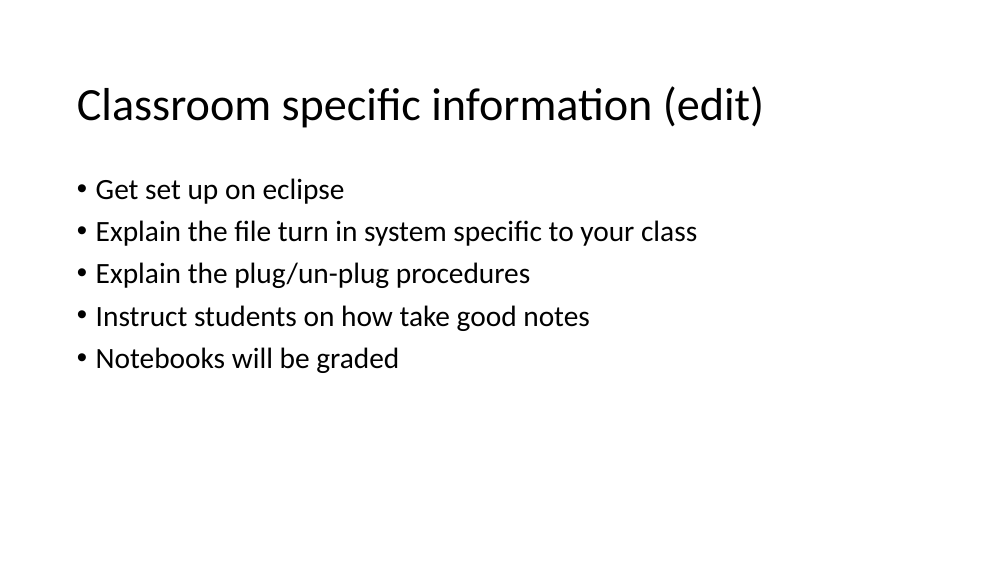
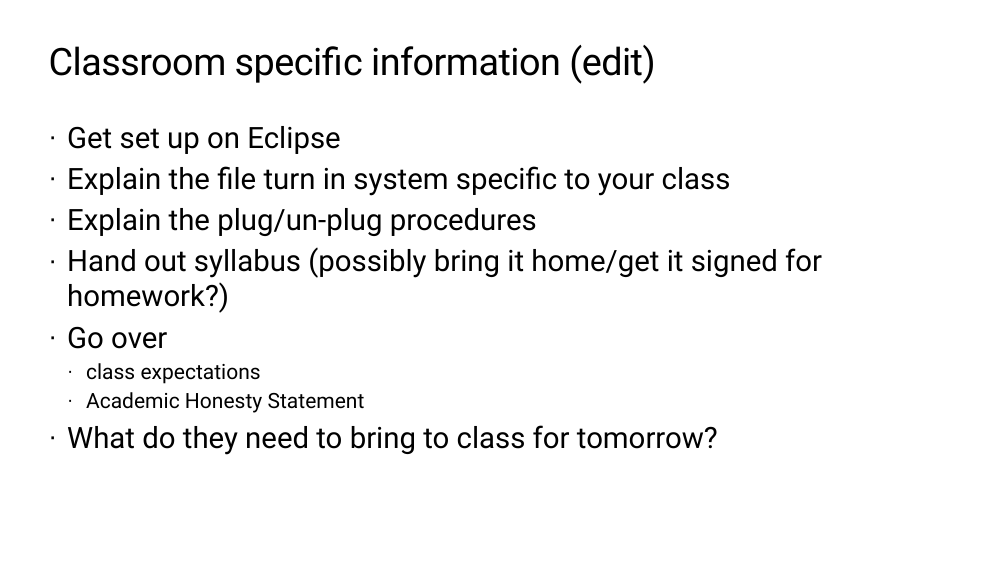
Before and after one commit to TEALSK12/apcsa-public, a slide deck: slide 11 of curriculum/Unit1/Unit1.pptx (slide 9 before the commit). Drawn at 1008x567 pixels with LibreOffice and Linux fonts; fonts in the diff are those of the drawing; background and template pictures are left out. Boxes give left, top, right and bottom in pixels: in the first picture for what was removed or moved away, otherwise in the second. Text is boxed around its words. In the diff, an @@ line names an element or a change of style, - is before the commit and + after.

```diff
--- a/curriculum/Unit1/Unit1.pptx
+++ b/curriculum/Unit1/Unit1.pptx
@@ title "Classroom specific information (edit)": place and size @@
-title "Classroom specific information (edit)" at box(77, 86, 764, 128)
+title "Classroom specific information (edit)" at box(49, 45, 655, 84)
@@ title "Classroom specific information (edit)" at box(49, 45, 655, 84): size 44 to 36 pt, font Calibri to Roboto, letter spacing 0 to -0.5 pt; line spacing 0.9 to 1; vertical alignment middle to top @@
@@ text "Get set up on Eclipse": place and size @@
-text "Get set up on Eclipse" at box(96, 178, 697, 373)
+text "Get set up on Eclipse" at box(67, 126, 822, 455)
@@ text at box(67, 126, 340, 154): text changed; font Calibri to Roboto @@
-• Get set up on eclipse
+· Get set up on Eclipse
@@ text at box(67, 166, 731, 236): font Calibri to Roboto in "Explain the file turn in system specific ...", "Explain the plug/un-plug procedures"; bullet • to ·; line spacing 0.9 to 1; less space between paragraphs @@
@@ text at box(67, 247, 822, 455): text changed; font Calibri to Roboto @@
-• Instruct students on how take good notes
-• Notebooks will be graded
+· Hand out syllabus (possibly bring it home/get it signed for homework?)
+· Go over
+  · class expectations
+  · Academic Honesty Statement
+· What do they need to bring to class for tomorrow?
```
Also in this commit, not shown: 64 other slides changed, 24 slides added, 13 slides removed.
